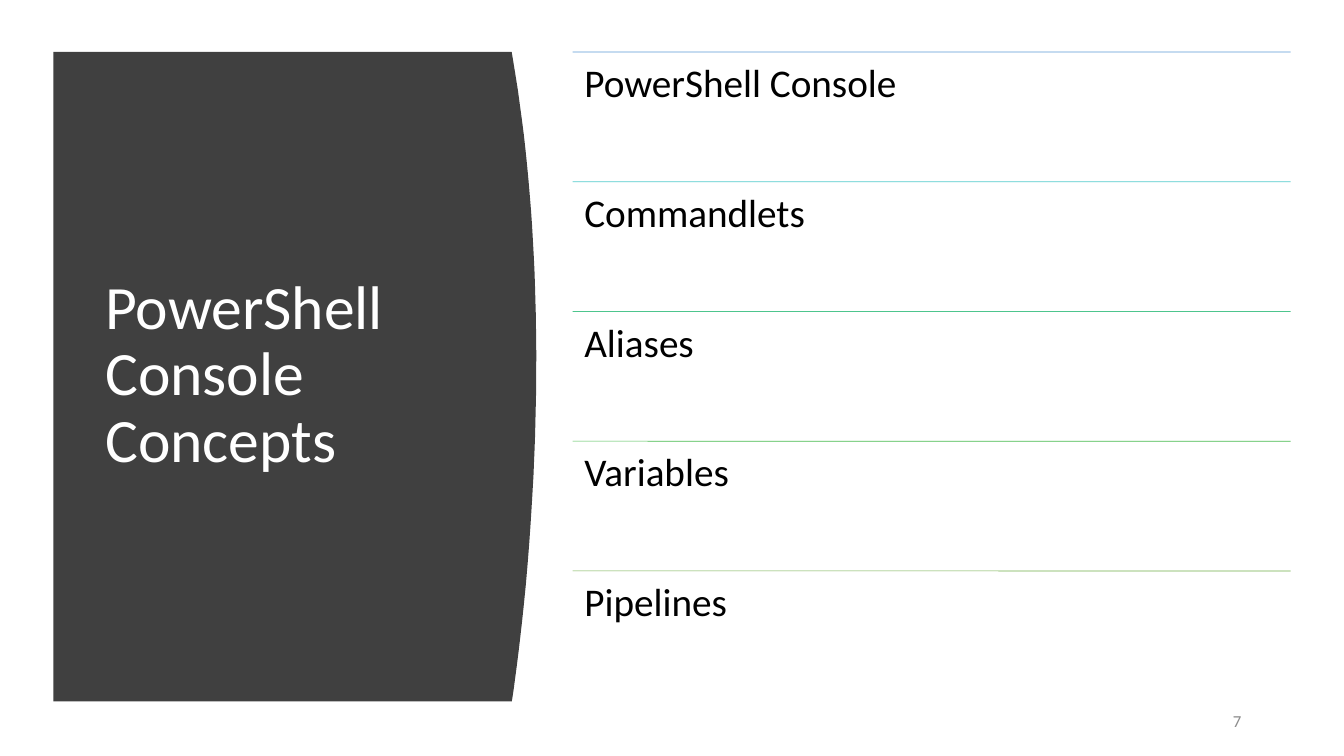
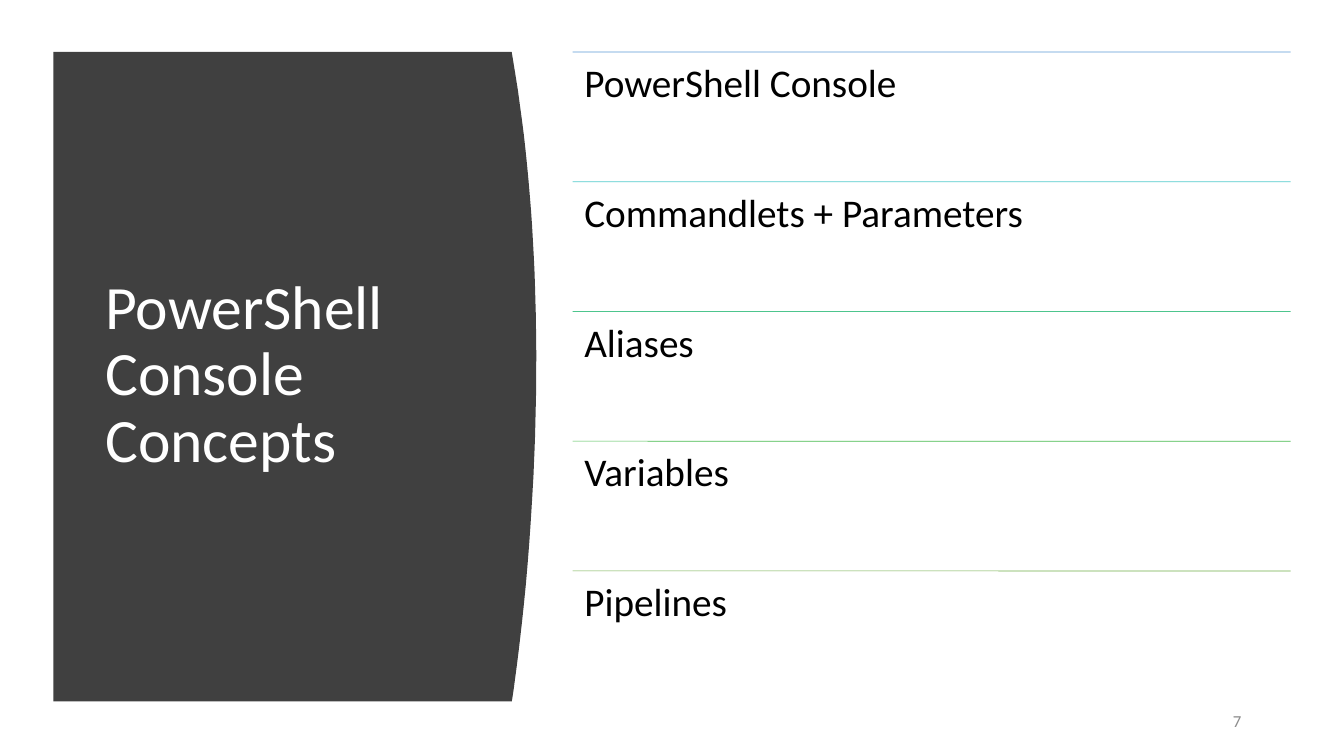
Before and after one commit to KurtKroeker/powershell, a slide deck: slide 7 of presentations/PowerShell_Presentation.pptx. Drawn at 1344x756 pixels with LibreOffice and Linux fonts; fonts in the diff are those of the drawing. Boxes give left, top, right and bottom in pixels: in the first picture for what was removed or moved away, otherwise in the second. Text is boxed around its words. In the diff, an @@ line names an element or a change of style, - is before the commit and + after.

```diff
--- a/presentations/PowerShell_Presentation.pptx
+++ b/presentations/PowerShell_Presentation.pptx
@@ text at [584,199,1023,228]: text changed @@
-Commandlets
+Commandlets + Parameters
```
Also in this commit, not shown: 1 other slide changed, 10 other files.
